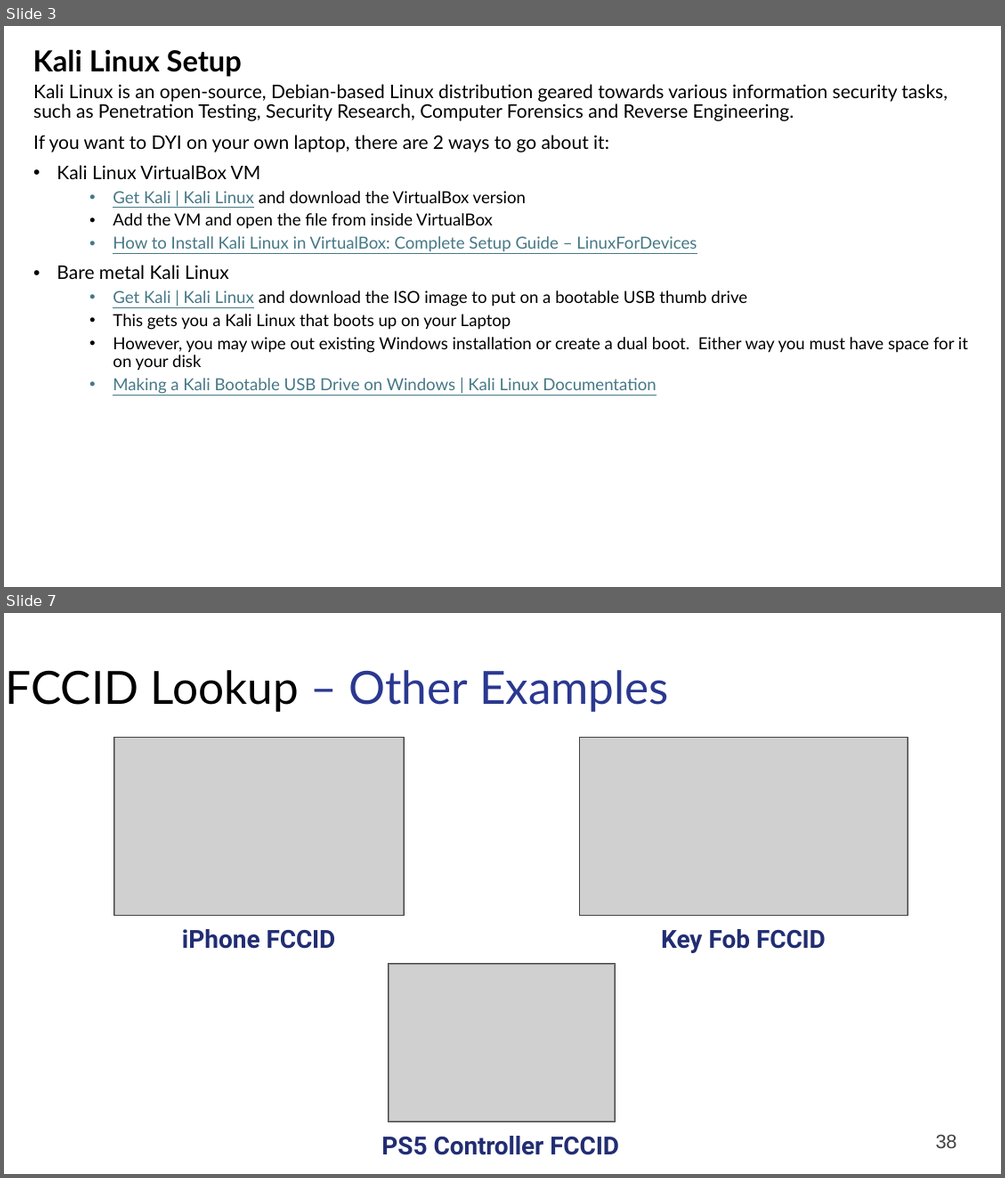
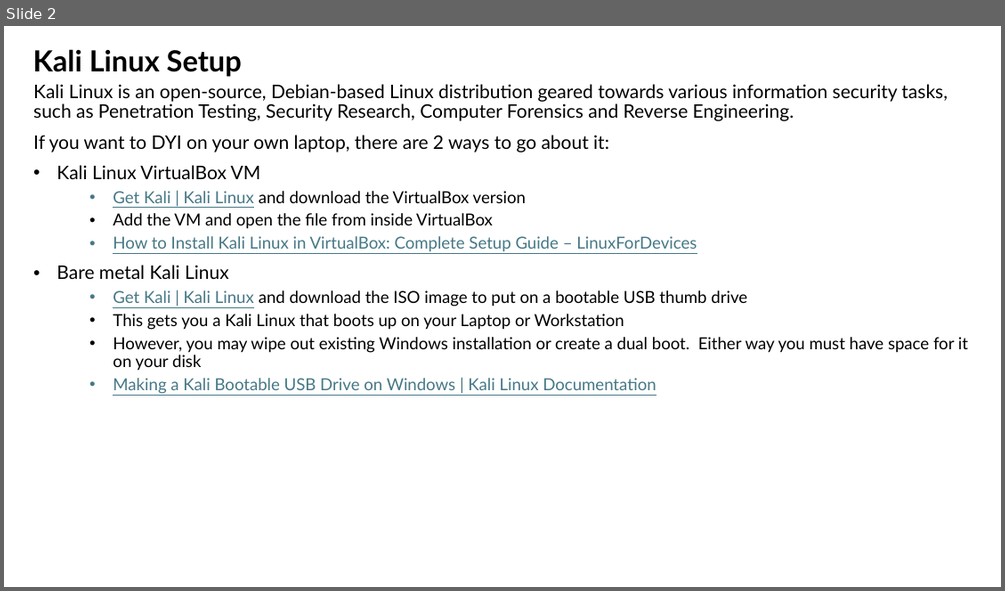
Before and after one commit to nprobert/AutoISAC-ACT-AdvWireless, a slide deck: ACT AdvancedWireless 2026 - Setup.pptx. Shown one above the other, each under a label of ours: slides 3 and 7 before the commit, slide 2 after it; the slides between them are not shown. The pictures are 1005x1178 and 1005x591 pixels, drawn with LibreOffice and Linux fonts; fonts in the diff are those of the drawing; grey boxes stand for pictures. Boxes give left, top, right and bottom in pixels: in the first picture for what was removed or moved away, otherwise in the second. Text is boxed around its words. In the diff, an @@ line names an element or a change of style, - is before the commit and + after.

```diff
--- a/ACT AdvancedWireless 2026 - Setup.pptx
+++ b/ACT AdvancedWireless 2026 - Setup.pptx
@@ slide 7 removed at <box>4,613,1001,1174</box>, background #FFFFFF @@
@@ title removed at <box>6,670,668,712</box> @@
-FCCID Lookup – Other Examples
@@ picture removed at <box>114,737,404,915</box> @@
@@ freeform shape removed at <box>114,737,404,916</box> @@
@@ freeform shape removed at <box>579,737,907,916</box> @@
@@ picture removed at <box>580,737,907,915</box> @@
@@ text removed at <box>182,929,336,949</box> @@
-iPhone FCCID
@@ text removed at <box>661,929,825,953</box> @@
-Key Fob FCCID
@@ picture removed at <box>388,965,615,1121</box> @@
@@ freeform shape removed at <box>388,964,615,1121</box> @@
@@ text removed at <box>381,1135,619,1155</box> @@
-PS5 Controller FCCID
@@ text removed at <box>936,1134,957,1148</box> @@
-38
@@ what was slide 3 is now slide 2 @@
@@ slide 2 changed as well @@
@@ text at <box>113,313,624,329</box>: text changed @@
-  • This gets you a Kali Linux that boots up on your Laptop
+  • This gets you a Kali Linux that boots up on your Laptop or Workstation
```
Also in this commit, not shown: 1 other slide changed, 4 other slides removed, 1 other file.
